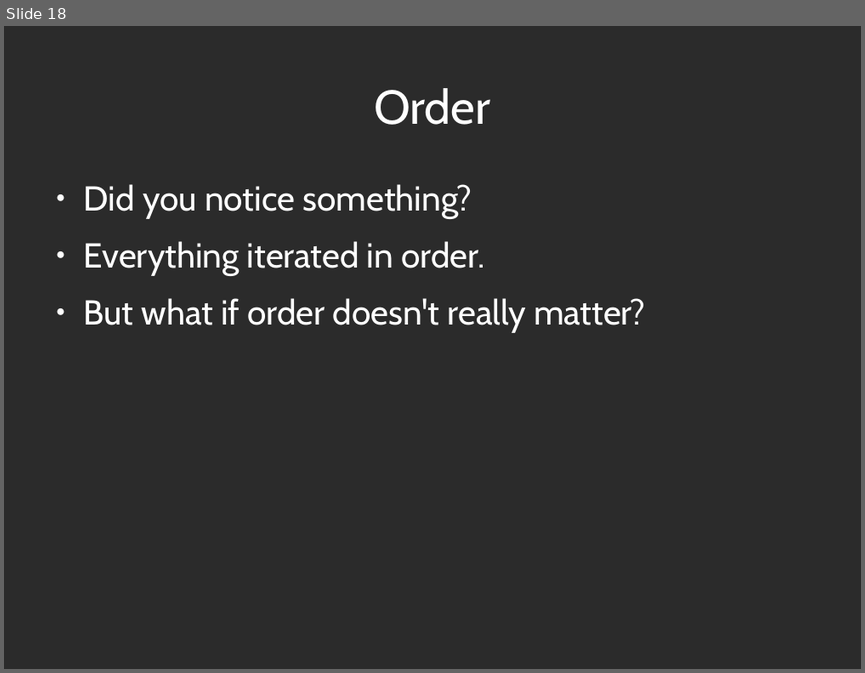
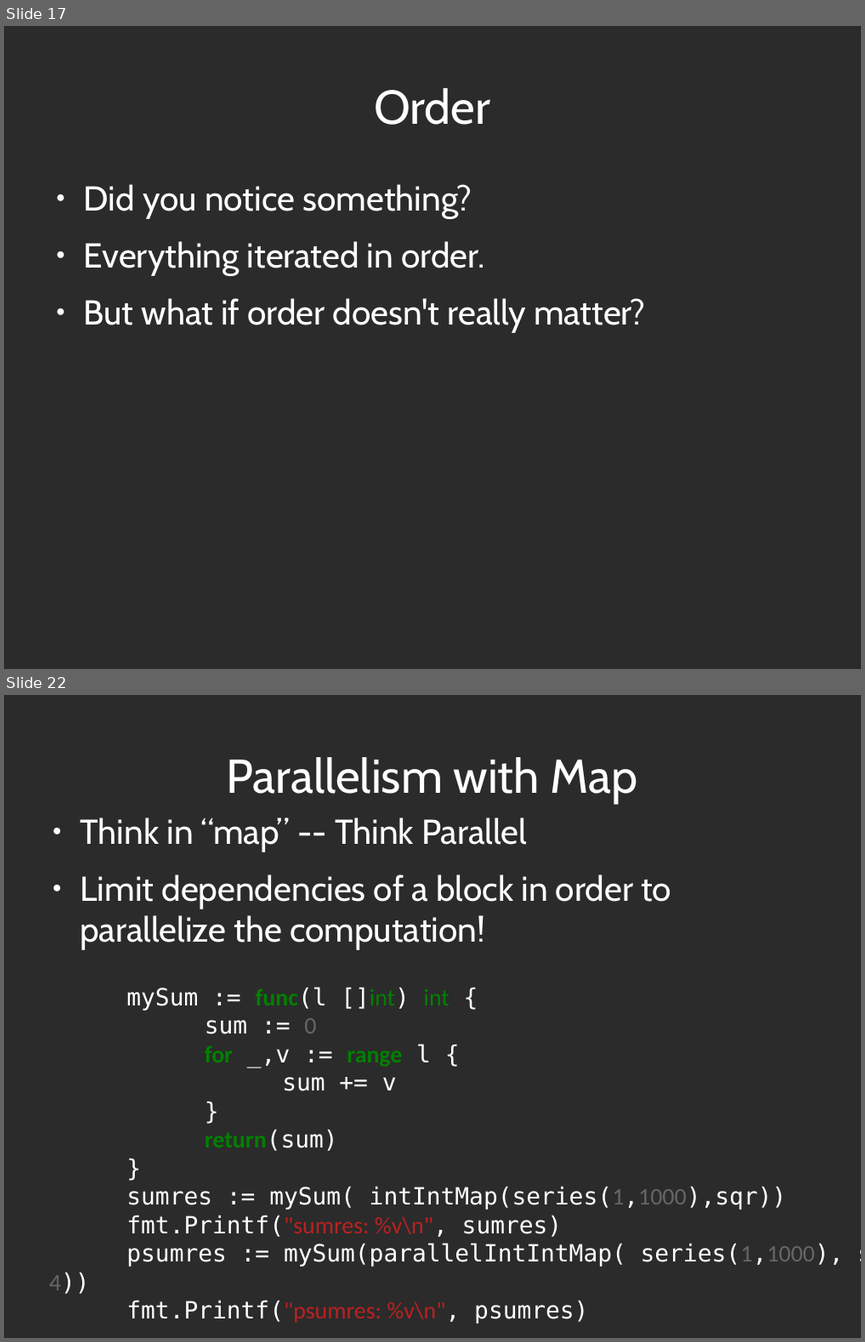
Before and after one commit to abramhindle/python-iteration-talk, a slide deck: iteration-talk-go.odp. Shown one above the other, each under a label of ours: slide 18 before the commit, slides 17 and 22 after it; the slides between them are not shown. The pictures are 865x673 and 865x1342 pixels, drawn with LibreOffice and Linux fonts; fonts in the diff are those of the drawing; background and template pictures are left out; a plain dark background stands for a picture behind light text. Boxes give left, top, right and bottom in pixels: in the first picture for what was removed or moved away, otherwise in the second. Text is boxed around its words. In the diff, an @@ line names an element or a change of style, - is before the commit and + after.

```diff
--- a/iteration-talk-go.odp
+++ b/iteration-talk-go.odp
@@ slide 22 added at [4,695,861,1338], background picture (left out) @@
@@ title added at [227,757,638,804], 44 pt, text #FFFFFF @@
+Parallelism with Map
@@ text added at [80,817,671,950], 32 pt, text #FFFFFF @@
+● Think in “map” -- Think Parallel
+● Limit dependencies of a block in order to parallelize the computation!
@@ text added at [49,987,844,1323], 22 pt, text #FFFFFF @@
+mySum := func(l []int) int {
+sum := 0
+for _,v := range l {
+sum += v
+}
+return(sum)
+}
+sumres := mySum( intIntMap(series(1,1000),sqr))
+fmt.Printf("sumres: %v\n", sumres)
+psumres := mySum(parallelIntIntMap( series(1,1000), sqr, 4))
+fmt.Printf("psumres: %v\n", psumres)
@@ what was slide 18 is now slide 17 @@
```
Also in this commit, not shown: 9 slides changed, 11 other slides added, 3 slides removed, 1 other file.
